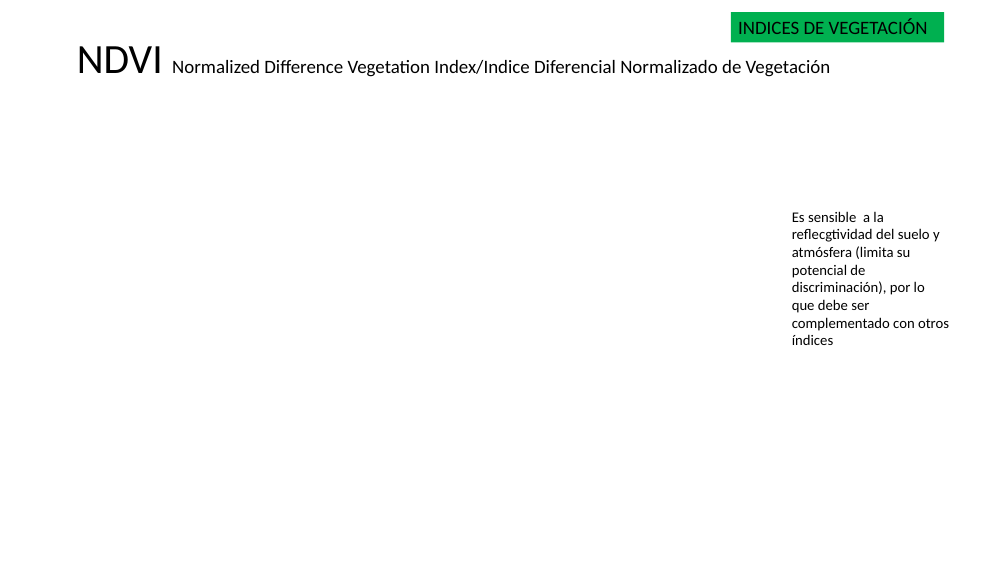
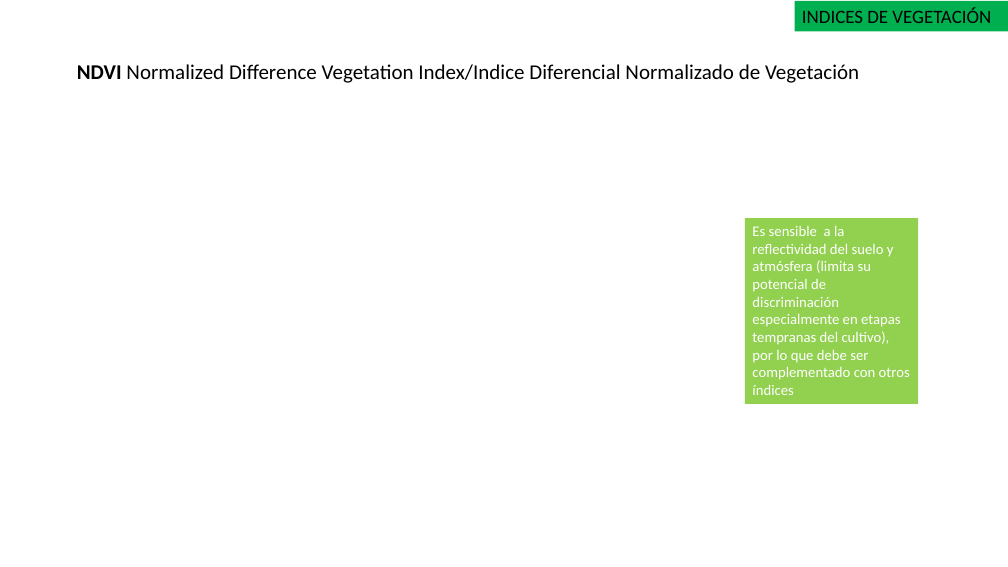
Before and after one commit to Sud-Austral/DATA-AGRO, a slide deck: slide 6 of Diseño/Chile/Geomática Agrícola_app.pptx. Drawn at 1008x567 pixels with LibreOffice and Linux fonts; fonts in the diff are those of the drawing; grey boxes stand for pictures. Boxes give left, top, right and bottom in pixels: in the first picture for what was removed or moved away, otherwise in the second. Text is boxed around its words. In the diff, an @@ line names an element or a change of style, - is before the commit and + after.

```diff
--- a/Diseño/Chile/Geomática Agrícola_app.pptx
+++ b/Diseño/Chile/Geomática Agrícola_app.pptx
@@ rectangle "INDICES DE VEGETACIÓN" moved from (x1=731, y1=12, x2=944, y2=42) to (x1=795, y1=1, x2=1008, y2=31) @@
@@ title "NDVI Normalized Difference Vegetation Index/Indice ..." at (x1=77, y1=64, x2=859, y2=83): size 39.6 to 20 pt, bold on in "NDVI"; size 18 to 20 pt @@
@@ rectangle "Es sensible a la reflectividad ..." resized from (x1=792, y1=211, x2=949, y2=345) to (x1=745, y1=218, x2=918, y2=404) @@
@@ rectangle "Es sensible a la reflectividad ..." at (x1=745, y1=218, x2=918, y2=404): fill none to #92D050 @@
@@ text in rectangle at (x1=752, y1=226, x2=910, y2=395): text changed; text colour #000000 to #FFFFFF @@
-Es sensible a la reflecgtividad del suelo y atmósfera (limita su potencial de discriminación), por lo que debe ser complementado con otros índices
+Es sensible a la reflectividad del suelo y atmósfera (limita su potencial de discriminación especialmente en etapas tempranas del cultivo), por lo que debe ser complementado con otros índices
```
Also in this commit, not shown: 3 other slides changed, 12 slides added, 2 slides removed, 5 other files.
